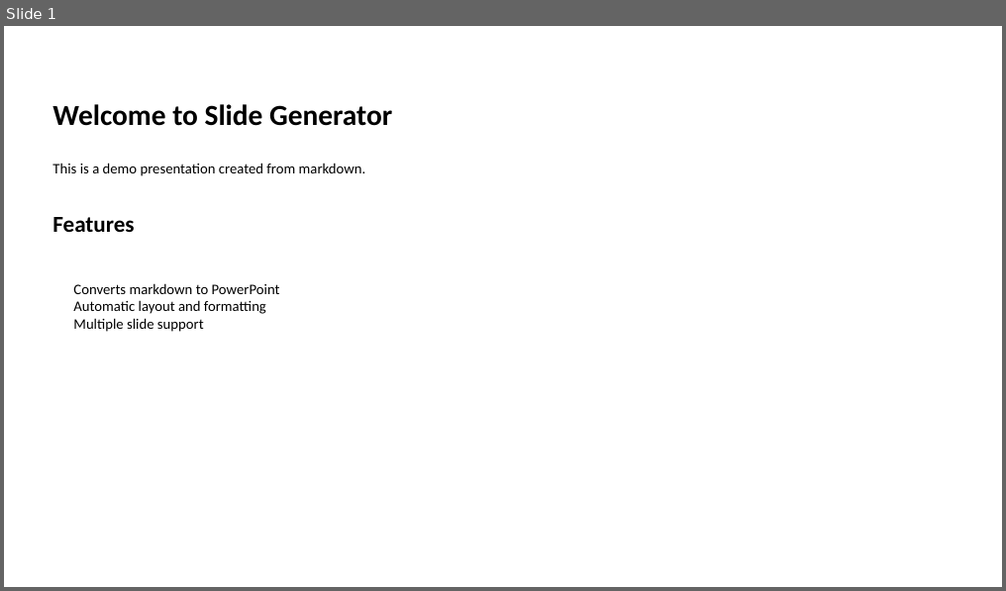
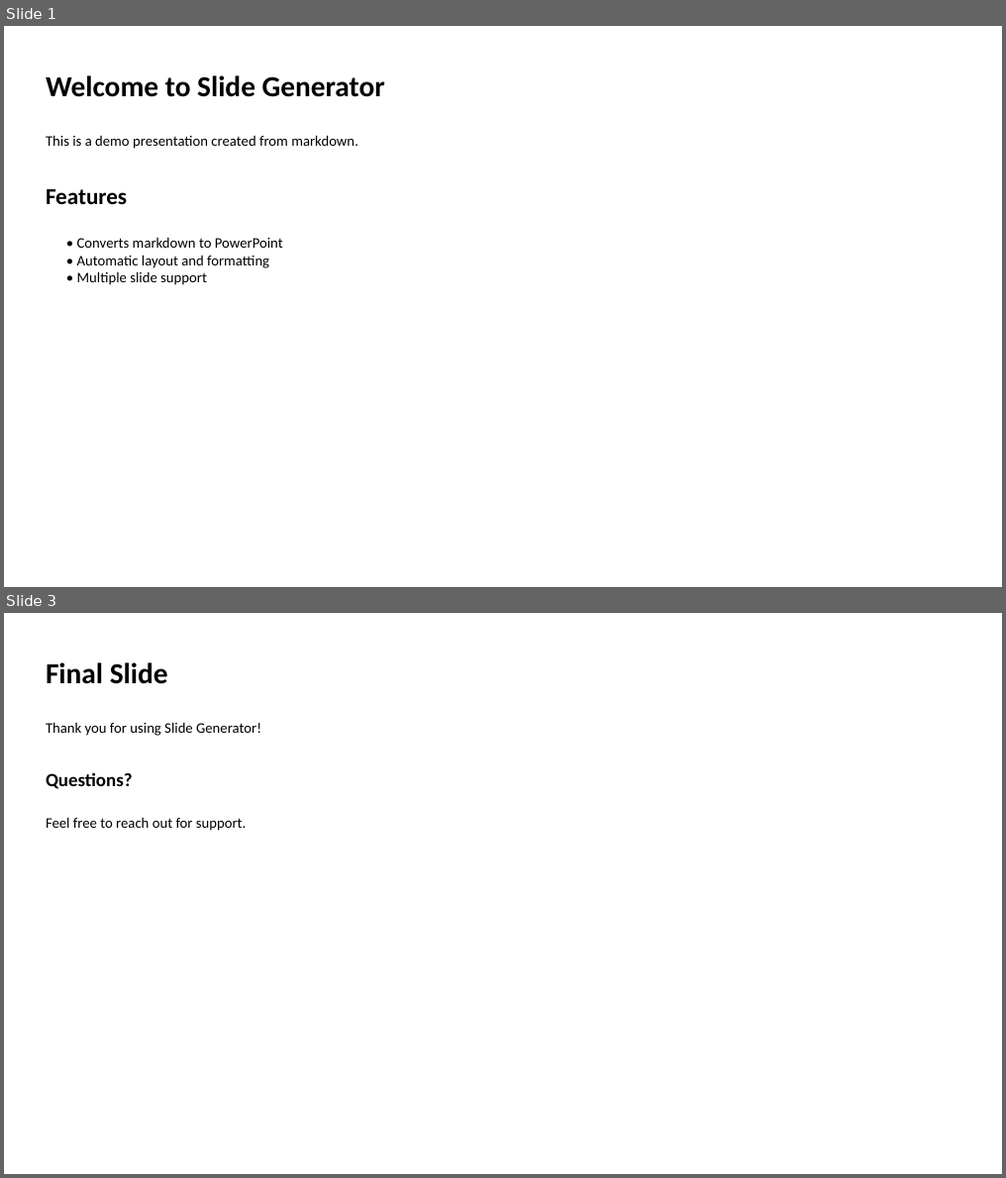
Before and after one commit to louisazhou/slidegenerator, a slide deck: output/demo.pptx. Shown one above the other, each under a label of ours: slide 1 before the commit, slides 1 and 3 after it; the slides between them are not shown. The pictures are 1006x591 and 1006x1178 pixels, drawn with LibreOffice and Linux fonts; fonts in the diff are those of the drawing. Boxes give left, top, right and bottom in pixels: in the first picture for what was removed or moved away, otherwise in the second. Text is boxed around its words. In the diff, an @@ line names an element or a change of style, - is before the commit and + after.

Commit message:
M2 Complete: Enhanced markdown processing and list formatting
- Upgraded from markdown library to markdown-it-py for modern processing
- Fixed list rendering with proper line breaks and formatting
- Added comprehensive theme system with CSS styling
- Fixed PPTX content rendering issues (text box margins, sizing)
- Expanded test suite from 18 to 41 tests with comprehensive validation
- Created dedicated gslides_test conda environment
- Updated PROJECT_STRUCTURE.md with M2 status and documentation

Key improvements:
- Lists now process ul/ol elements directly with proper \n line breaks
- All content renders correctly in PPTX without truncation
- Modern markdown parser supports tables, strikethrough, linkify
- Enhanced test coverage validates all functionality
- Ready for M3 advanced features (inline styling, rich text)

```diff
--- a/output/demo.pptx
+++ b/output/demo.pptx
@@ slide 3 added at (4, 613, 1002, 1174), background #FFFFFF @@
@@ text added at (46, 663, 168, 684), 28 pt, text #000000, bold @@
+Final Slide
@@ text added at (46, 722, 261, 736), 14 pt, text #000000 @@
+Thank you for using Slide Generator!
@@ text added at (46, 772, 133, 789), 18 pt, text #000000, bold @@
+Questions?
@@ text added at (46, 817, 246, 831), 14 pt, text #000000 @@
+Feel free to reach out for support.
@@ slide 1 changed as well @@
@@ 3 texts: place and size @@
-3 texts at (53, 104, 392, 232)
+3 texts at (46, 76, 385, 204)
@@ text at (77, 237, 283, 285): text changed @@
-Converts markdown to PowerPoint
-Automatic layout and formatting
-Multiple slide support
+• Converts markdown to PowerPoint
+• Automatic layout and formatting
+• Multiple slide support
```
Also in this commit, not shown: 1 other slide added, 2 slides removed, 29 other files.
